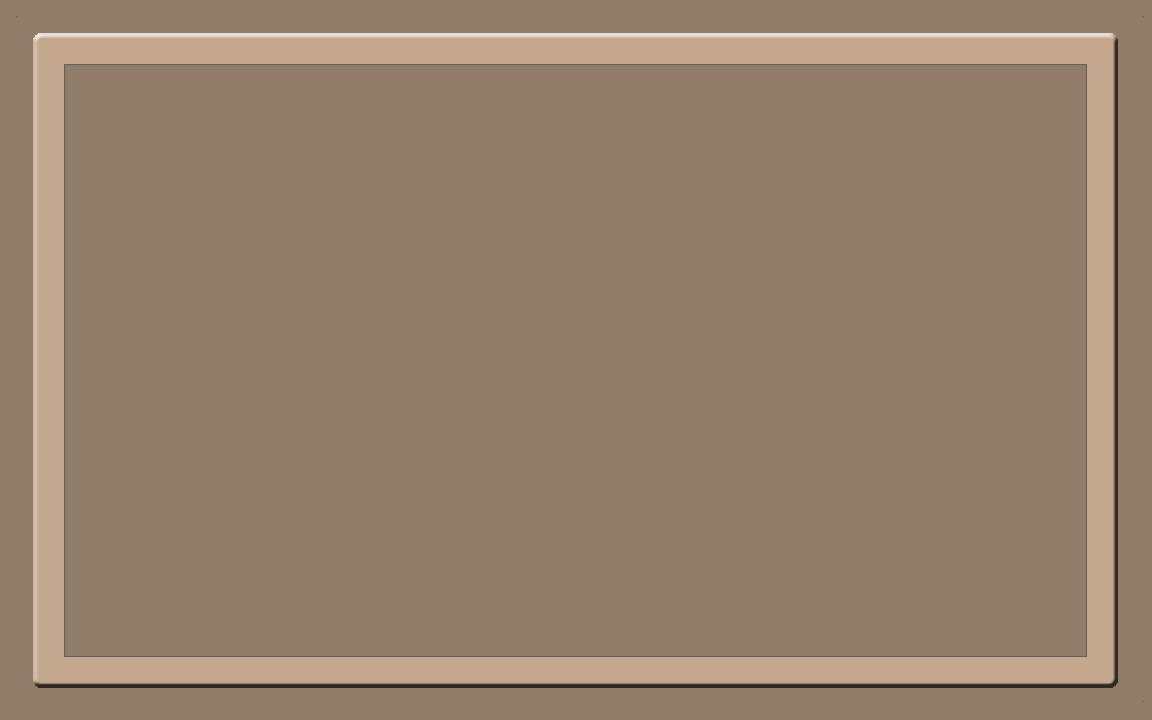
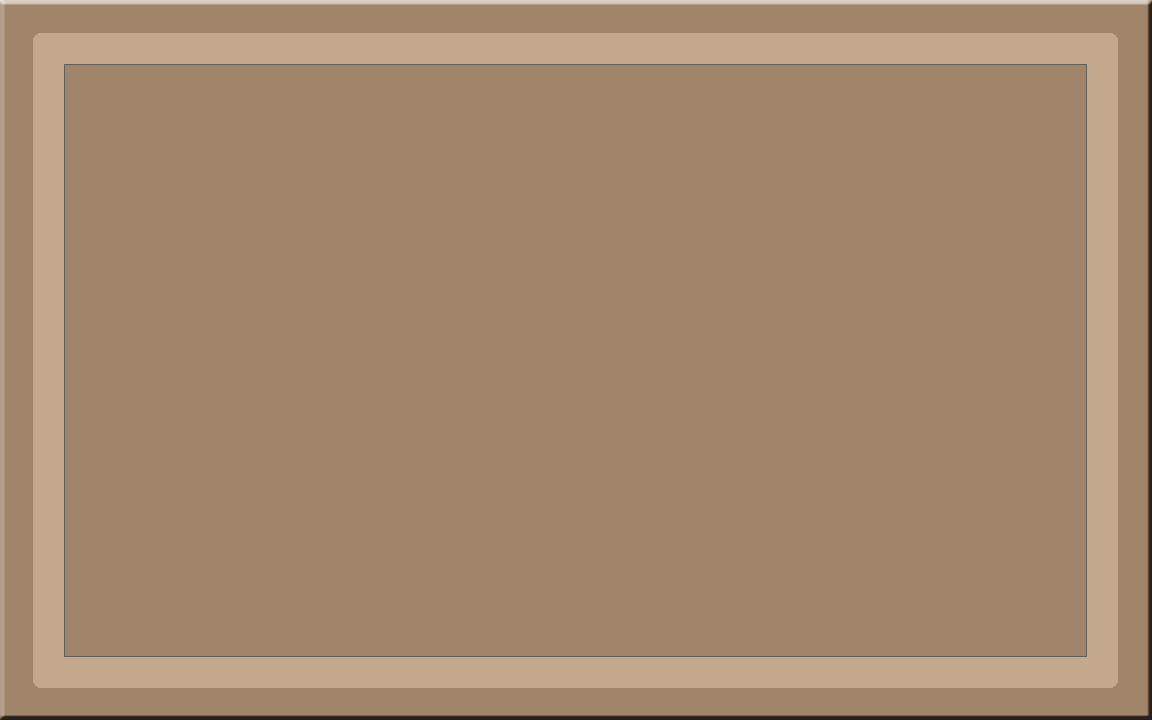
Layers edited between the first and the second 1152 x 720 image:
painted on "Rounded Rectangle 2" over <box>0,0,1152,720</box>
